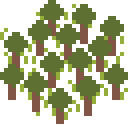
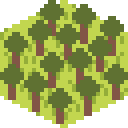
Layers edited between the first and the second (128, 128) image:
showed "Layer 2" over [0, 0, 128, 128]
